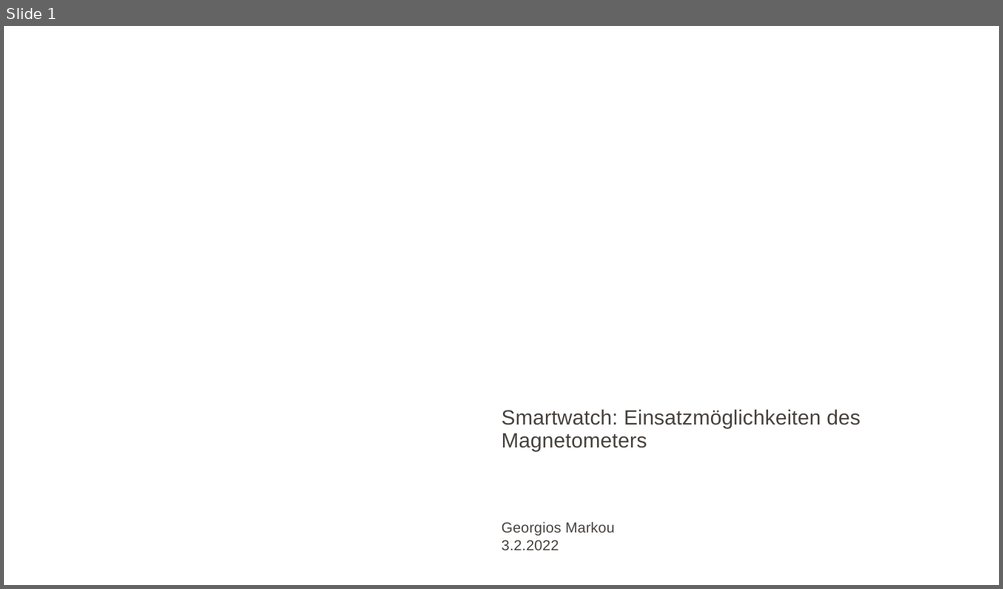
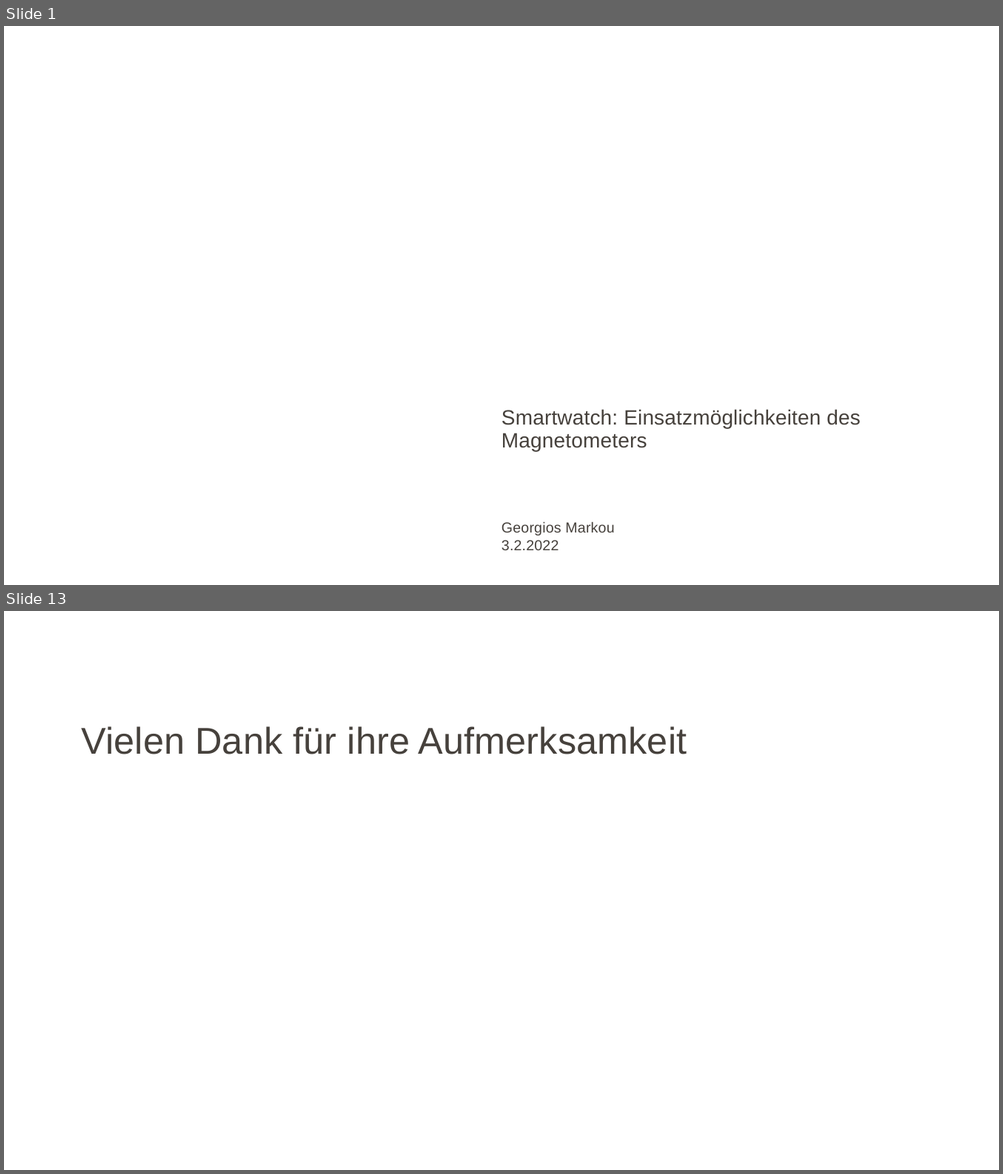
Before and after one commit to Georgios24816/hsrm, a slide deck: 5/Seminar/Georgios_Markou_10.odp. Shown one above the other, each under a label of ours: slide 1 before the commit, slides 1 and 13 after it; the slides between them are not shown. The pictures are 1003x589 and 1003x1174 pixels, drawn with LibreOffice and Linux fonts; fonts in the diff are those of the drawing; background and template pictures are left out. Boxes give left, top, right and bottom in pixels: in the first picture for what was removed or moved away, otherwise in the second. Text is boxed around its words. In the diff, an @@ line names an element or a change of style, - is before the commit and + after.

```diff
--- a/5/Seminar/Georgios_Markou_10.odp
+++ b/5/Seminar/Georgios_Markou_10.odp
@@ slide 13 added at <box>4,611,999,1170</box>, background #FFFFFF @@
@@ text added at <box>82,726,687,755</box>, 36 pt, text #46413C @@
+Vielen Dank für ihre Aufmerksamkeit
```
Also in this commit, not shown: 11 slides changed, 2 other files.
